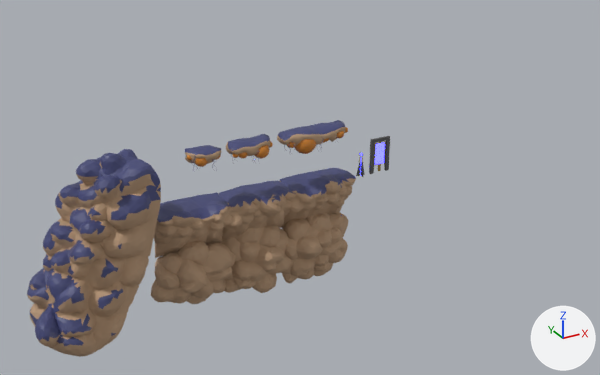
The FBX model Assets/Joshies Folder/Models/LevelPrefabModels.fbx, before and after one commit.
Rendered twice from a 50 mm lens placed at (-38.3, -58.2, 29.0), pointed at (-6.0, 0.5, -0.4). Arrows for +X, +Y and +Z are at lower right; the lights stay in place. Where no turn or scale is listed for an object, it has been applied to the vertices.

Objects in the first picture: 'Platform.6.5', 'Platform2.5', 'Platform4', 'Portal', 'TerrainChunk1', 'TerrainChunk2', 'TerrainChunk3', 'TerrainSlope1', 'UndergroundChunk1', 'UndergroundChunk2', 'UndergroundChunk3'.
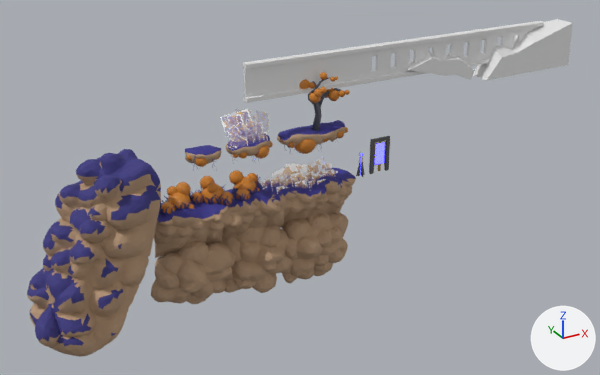
What changed in the scene script:
```text
Add mat_grassplane:
    mat_grassplane = bpy.data.materials.new('GrassPlane')
    # uses the picture img_grasspatch_png
Add mat_bushpatch:
    mat_bushpatch = bpy.data.materials.new('BushPatch')
    # uses the picture img_bushpatch_png
Add ob_grasspatch:
    ob_grasspatch = bpy.data.objects.new('GrassPatch', me_grass)  # 164 vertices, 41 faces; spans x -3.59..4.01, y -1.43..1.32, z -1.09..1.77
    ob_grasspatch.location = (-5.89, 0.81, -0.04)
Add ob_treesmall1:
    ob_treesmall1 = bpy.data.objects.new('TreeSmall1', me_cube_013_1)  # 905 vertices, 1678 faces; spans x -2.32..2.94, y -1.79..2.38, z -0.09..5.58; in mat_groundorbs (orange #cd8030), mat_bark (dark blue #515361)
    ob_treesmall1.location = (-5.0, -0.24, 4.57)
Add ob_plantsucculent3:
    ob_plantsucculent3 = bpy.data.objects.new('PlantSucculent3', me_icosphere_002)  # 664 vertices, 644 faces; spans x -1.64..1.82, y -1.89..1.55, z -0.79..2.01; in mat_groundorbs (orange #cd8030), mat_grass_001 (blue #3c3880)
    ob_plantsucculent3.location = (-11.0, 1.04, 0.0)
Add ob_plantsucculent2:
    ob_plantsucculent2 = bpy.data.objects.new('PlantSucculent2', me_icosphere_001)  # 674 vertices, 648 faces; spans x -1.95..1.73, y -1.81..1.24, z -0.79..2.05; in mat_groundorbs (orange #cd8030), mat_grass_001 (blue #3c3880)
    ob_plantsucculent2.location = (-14.0, 1.04, 0.0)
Add ob_plantsucculent1:
    ob_plantsucculent1 = bpy.data.objects.new('PlantSucculent1', me_icosphere)  # 674 vertices, 648 faces; spans x -2.04..1.56, y -1.35..1.74, z -0.79..2.05; in mat_groundorbs (orange #cd8030), mat_grass_001 (blue #3c3880)
    ob_plantsucculent1.location = (-17.0, 1.04, 0.0)
Add ob_bushpatch:
    ob_bushpatch = bpy.data.objects.new('BushPatch', me_bushpatch)  # 112 vertices, 28 faces; spans x -2.3..2.48, y -1.23..1.88, z -0.5..2.47
    ob_bushpatch.location = (-10.94, 0.17, 5.06)
Add ob_debris1:
    ob_debris1 = bpy.data.objects.new('Debris1', me_cube_024)  # 425 vertices, 391 faces; spans x -21.3..10.0, y -0.3..0.3, z -1.6..1.6
    ob_debris1.location = (10.0, 0.0, 10.0)
Add ob_cube_001:
    ob_cube_001 = bpy.data.objects.new('Cube.001', me_cube_016_1)  # 32 vertices, 28 faces; spans x -17.6..1.0, y -1.0..1.0, z -1.1..3.1
    ob_cube_001.location = (21.92, -0.34, 8.28)
```

Boxes [x1, y1, x2, y2] around the edits, measured in the pictures (600 x 375 px):
'Debris1', added: after [242, 21, 544, 103]
'Cube.001', added: after [406, 19, 573, 80]
'GrassPatch', added: after [261, 156, 338, 194]
'TreeSmall1', added: after [299, 72, 350, 131]
    faces in mat_groundorbs (orange #cd8030): [299, 72, 350, 103]
    faces in mat_bark (dark blue #515361): [308, 77, 345, 131]
'BushPatch', added: after [220, 108, 269, 152]
'PlantSucculent2', added: after [190, 176, 236, 207]
    faces in mat_groundorbs (orange #cd8030): [191, 176, 234, 206]
    faces in mat_grass_001 (blue #3c3880): [190, 184, 236, 207]
'PlantSucculent1', added: after [159, 182, 195, 215]
    faces in mat_groundorbs (orange #cd8030): [160, 182, 195, 214]
    faces in mat_grass_001 (blue #3c3880): [159, 191, 194, 215]
'PlantSucculent3', added: after [229, 170, 261, 202]
    faces in mat_groundorbs (orange #cd8030): [229, 170, 260, 200]
